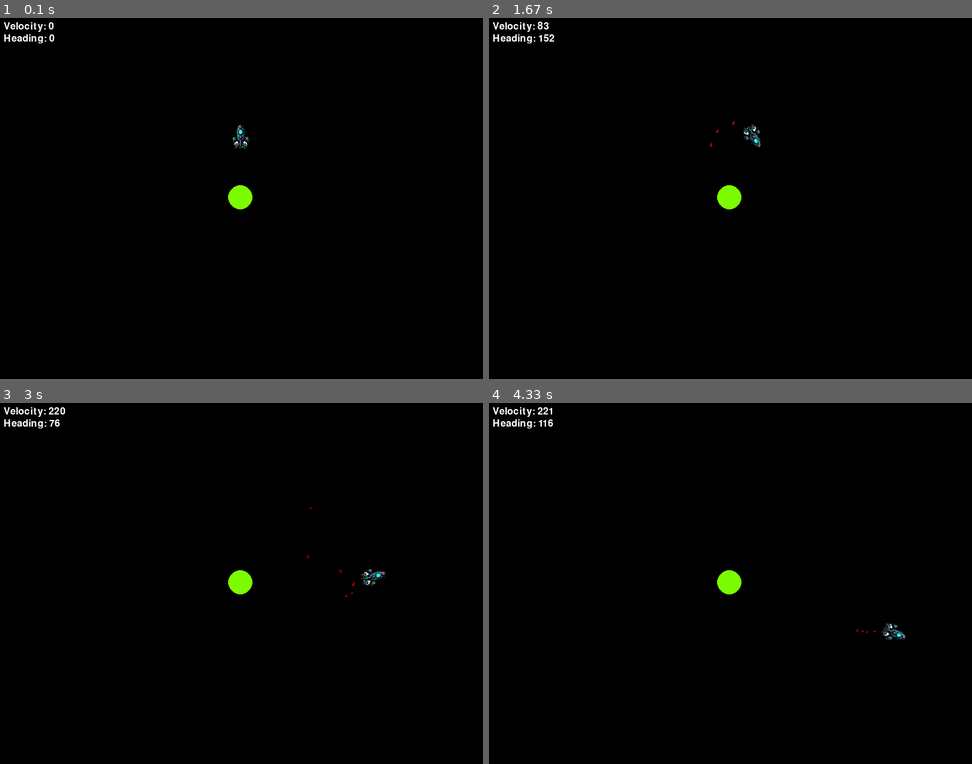
Above: before the commit, frames 1-4 (two rows, left to right).
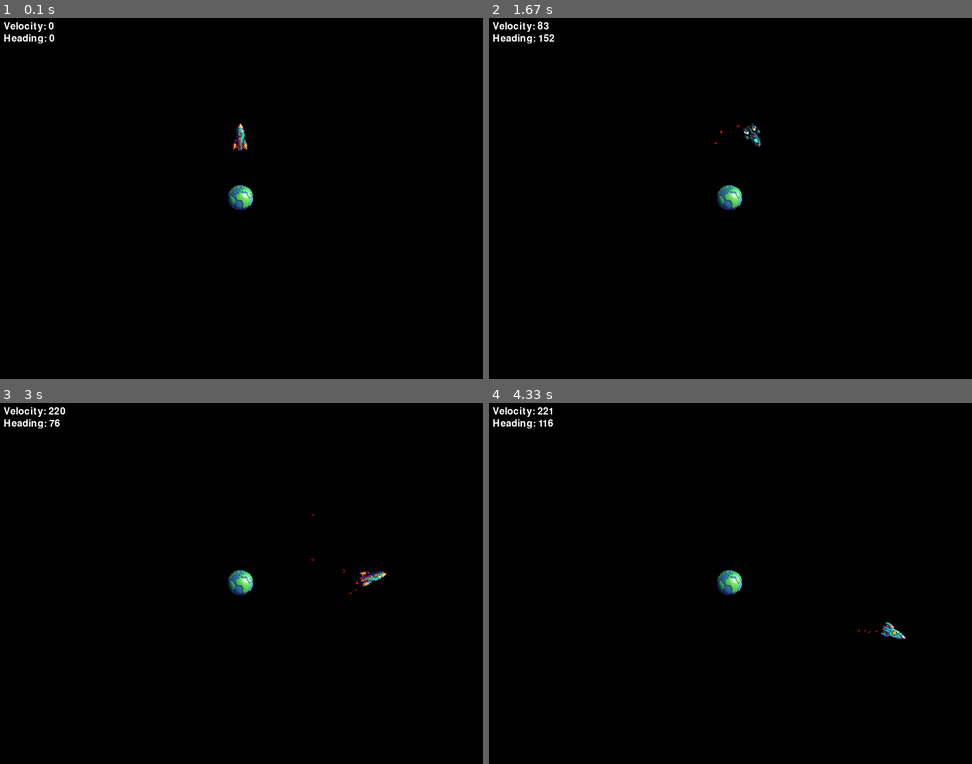
Above: after the commit, the same moments.

Repository: kws/pygame_rocket
Game: pygame game, started from pygame_rocket/__main__.py
Two runs of this game, one before a commit and one after it. Both use one fixed random seed, a clock stepped at 60 frames per second and the inputs below.
Inputs:
- Up to frame 1 (0.1 s): no input
- Up to frame 2 (1.67 s): hold S 0.33-0.8 s; hold Right 0.33-0.8 s; hold Right 0.83-1.3 s; tap Space at 0.9, 1.2, 1.4 s; tap S at 0.98 s; hold Right from 1.33 s (still down)
- Up to frame 3 (3 s): tap Space at 1.7, 1.9, 2.2, 2.47, 2.77, 2.9 s; release Right at 1.8 s; hold Left 1.83-2.37 s; hold Left 2.4-2.8 s; tap S at 2.55 s; hold Right from 2.83 s (still down)
- Up to frame 4 (4.33 s): tap Space at 3.2, 3.57, 3.87, 4.07 s; release Right at 3.47 s; hold Left 3.5-3.97 s; hold Right from 4 s (still down); tap S at 4.15 s

The runs differ from the first frame. In frame 1, 0.4% of the frame differs, in the area x 47-53%, y 29-54%; in frame 2, 0.4%; in frame 3, 0.5%, in the area x 47-81%, y 28-54%; in frame 4, 0.4%.

Commit message:
Use all images and allow toggling of ship image

Diff:
--- a/pygame_rocket/main_loop.py
+++ b/pygame_rocket/main_loop.py
@@ -23,14 +23,9 @@
 
 cx, cy = WIDTH // 2, HEIGHT // 2
 
-
-rocket = Rocket((cx, cy - 100), image_path=sprites.ship_2)
-planet = Planet(
-    pos=pygame.Vector2(cx, cy),
-    mass=1e24,
-    radius=20,
-    colour="lawngreen"
-)
+all_rocket_images = [sprites.ship_1, sprites.ship_2, sprites.ship_3]
+rocket = Rocket((cx, cy - 100), image_path=all_rocket_images[-1])
+planet = Planet((cx, cy))
 
 all_sprites = pygame.sprite.Group([planet, rocket])
 rocket.particle_group = all_sprites
@@ -44,6 +39,11 @@
         for event in pygame.event.get():
             if event.type == pygame.QUIT:
                 running = False
+            elif event.type == pygame.KEYDOWN and event.key == pygame.K_s:
+                current_image = all_rocket_images.pop(0)
+                all_rocket_images.append(current_image)
+                rocket.set_image(current_image)
+
 
         keys = pygame.key.get_pressed()
         if keys[pygame.K_LEFT]:
--- a/pygame_rocket/planet.py
+++ b/pygame_rocket/planet.py
@@ -1,27 +1,16 @@
 import pygame
-
+from .sprites import planet_1
 
 class Planet(pygame.sprite.Sprite):
 
-    def __init__(self, pos=pygame.math.Vector2(0, 0), mass=1e3, radius=10, colour="white"):
+    def __init__(self, pos=(0, 0)):
 
        # Call the parent class (Sprite) constructor
        super().__init__()
 
        # Make sure objects are of the right type
        self.pos = pygame.math.Vector2(pos)
-       self.mass = float(mass)
-       self.radius = int(radius)
-       self.colour = colour
 
-       diameter = 2 * self.radius
-
-       # Create our planet "image" - we must make sure the image is transparent - we could also load a drawing
-       self.image = pygame.Surface([diameter, diameter], pygame.SRCALPHA)
-       self.image = self.image.convert_alpha()
-       self.image.fill((0, 0, 0, 0))
-       pygame.draw.circle(self.image, color=self.colour, center=(radius, radius), radius=radius, width=radius)
-
-       # This is our boundary box
+       self.image = pygame.image.load(planet_1).convert_alpha()
        self.rect = self.image.get_rect()
        self.rect.center = self.pos
--- a/pygame_rocket/rocket.py
+++ b/pygame_rocket/rocket.py
@@ -52,7 +52,11 @@
        self.particle_group = particle_group
        self.auto_pilot = False
 
-       self._original_image = pygame.image.load(image_path).convert_alpha()
+       self.set_image(image_path)
+
+    def set_image(self, image_path):
+        self._original_image = pygame.image.load(image_path).convert_alpha()
+        self.image = None
 
     @property
     def heading(self):
@@ -114,7 +118,7 @@
     def fire(self, thrust=0.01):
         heading = self.heading
         thrust_vector = -heading * thrust
-        nozzle_vector = heading * self.rect.height / 2
+        nozzle_vector = heading * self.rect.width / 2
 
         nozzle_position = self.rect.center + nozzle_vector
         if self.particle_group:
Binary file changed: pygame_rocket/sprites/planet-1.png
Binary file changed: pygame_rocket/sprites/ship-1.png
Binary file changed: pygame_rocket/sprites/ship-2.png
Binary file changed: pygame_rocket/sprites/ship-3.png
